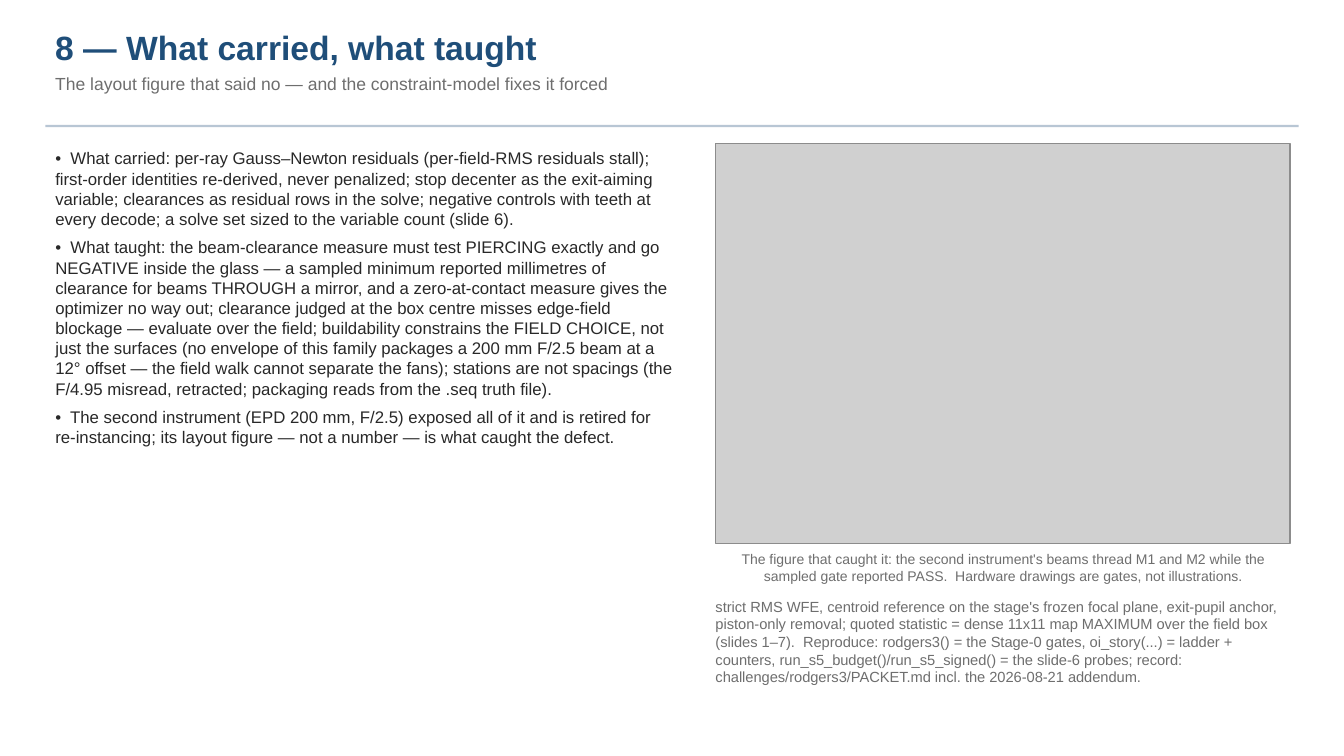
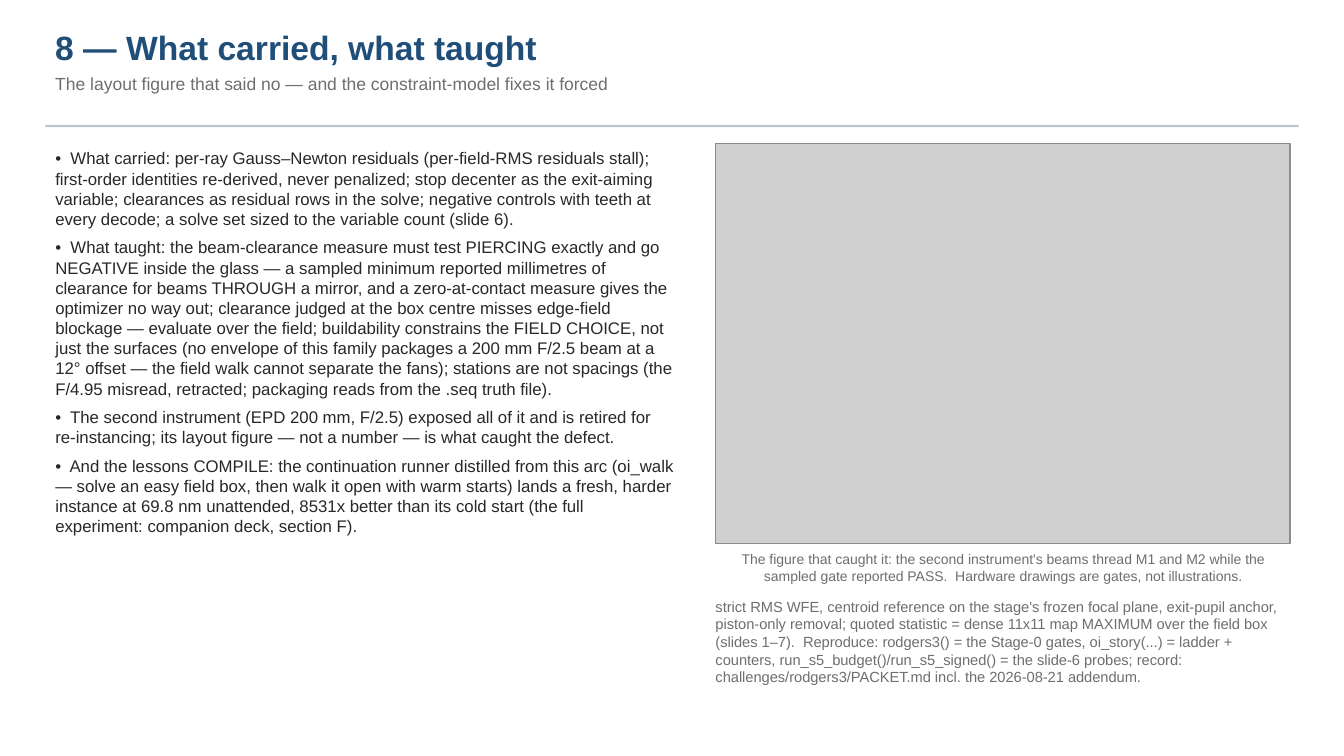
Before and after one commit to nasa-jpl/MACOS_resources, a slide deck: slide 9 of mmacos/challenges/rodgers3/deck_rodgers3.pptx. Drawn at 1344x756 pixels with LibreOffice and Linux fonts; fonts in the diff are those of the drawing; grey boxes stand for pictures. Boxes give left, top, right and bottom in pixels: in the first picture for what was removed or moved away, otherwise in the second. Text is boxed around its words. In the diff, an @@ line names an element or a change of style, - is before the commit and + after.

```diff
--- a/mmacos/challenges/rodgers3/deck_rodgers3.pptx
+++ b/mmacos/challenges/rodgers3/deck_rodgers3.pptx
@@ text at (55, 460, 674, 536): paragraph added @@
+• And the lessons COMPILE: the continuation runner distilled from this arc (oi_walk — solve an easy field box, then walk it open with warm starts) lands a fresh, harder instance at 69.8 nm unattended, 8531x better than its cold start (the full experiment: companion deck, section F).
```
Also in this commit, not shown: 6 other files.
